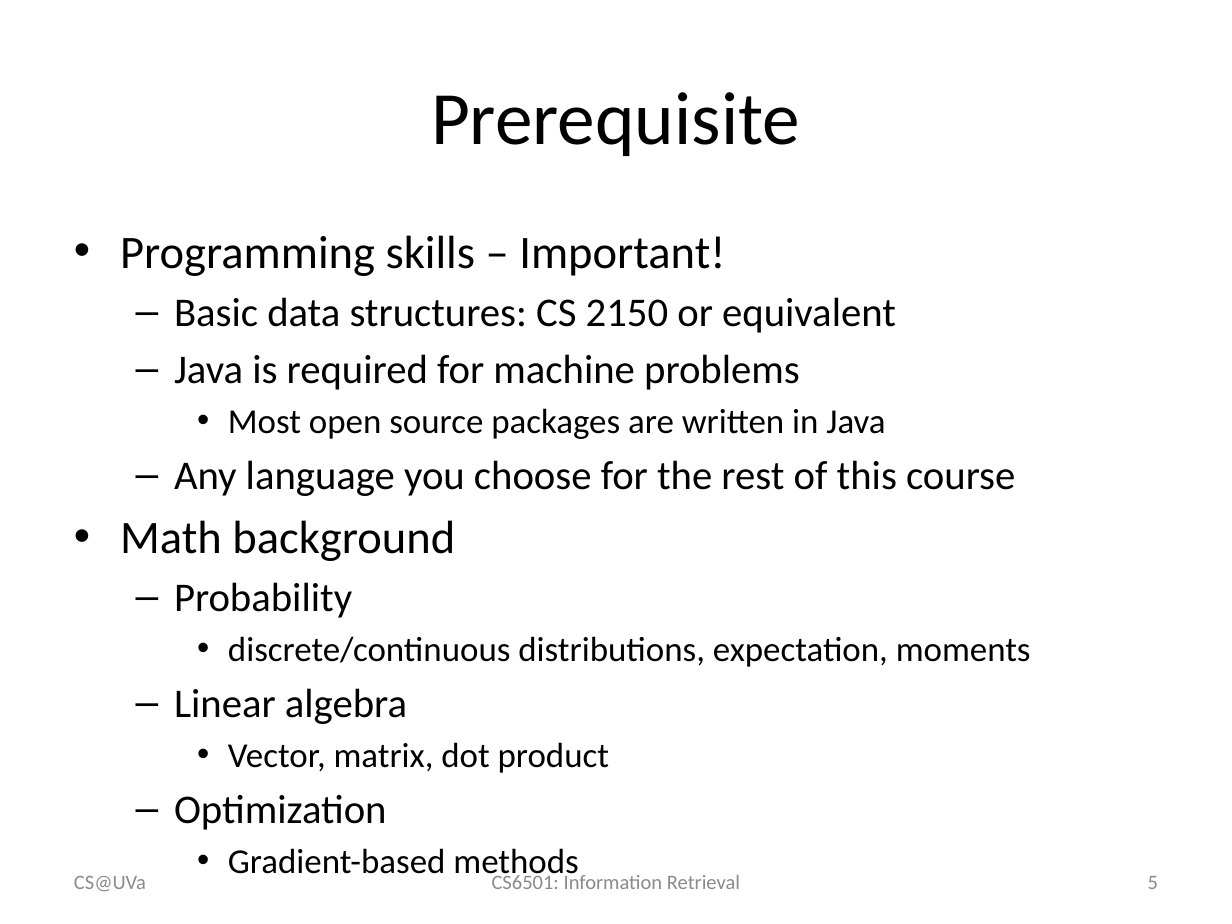
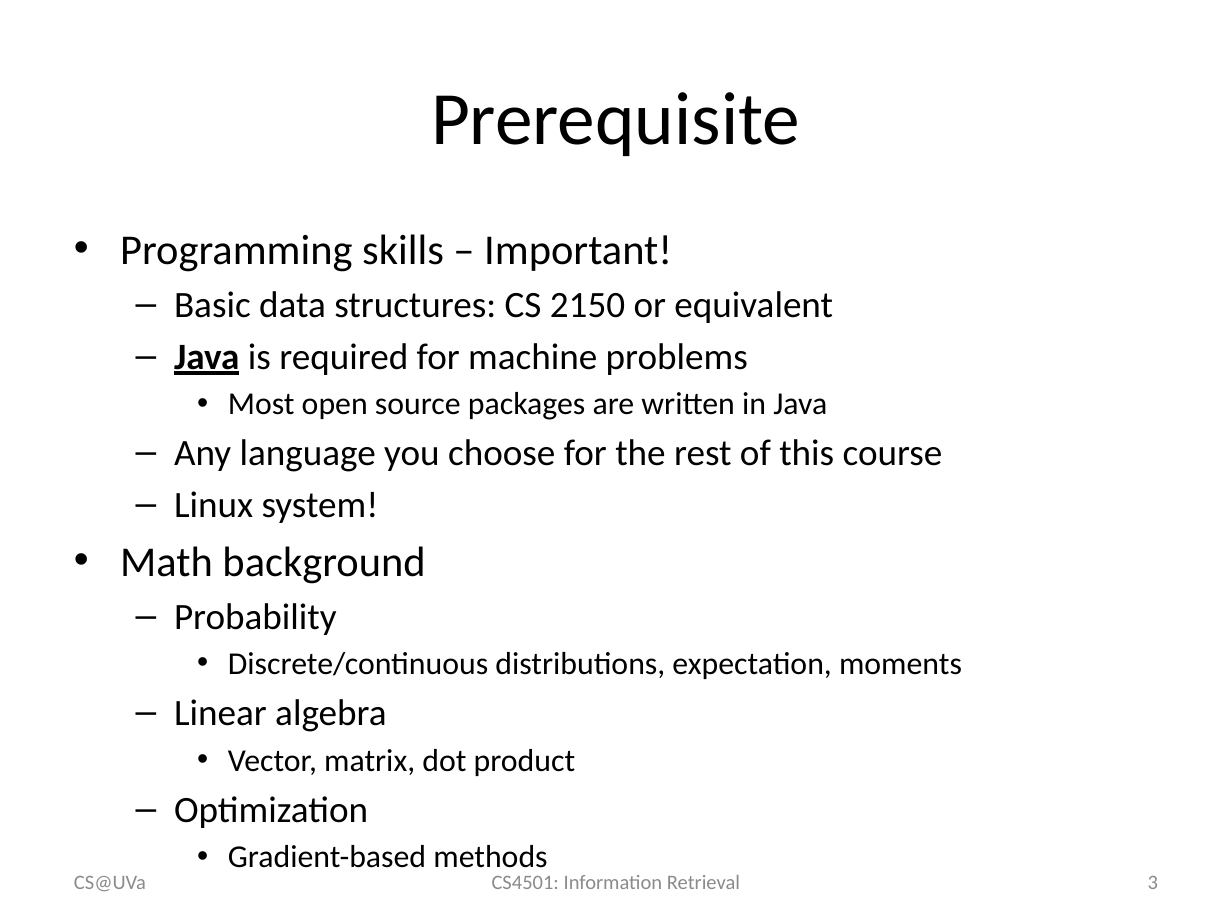
Before and after one commit to wang296/IR2015, a slide deck: slide 3 of docs/Course Policy.pptx (slide 5 before the commit). Drawn at 1232x924 pixels with LibreOffice and Linux fonts; fonts in the diff are those of the drawing. Boxes give left, top, right and bottom in pixels: in the first picture for what was removed or moved away, otherwise in the second. Text is boxed around its words. In the diff, an @@ line names an element or a change of style, - is before the commit and + after.

```diff
--- a/docs/Course Policy.pptx
+++ b/docs/Course Policy.pptx
@@ text at (120,234,943,828): size 27.2 to 24.8 pt in "Programming skills – Important!", "Math background"; size 23.8 to 21.7 pt in "Basic data structures: CS 2150 or equivalent", "Java is required for machine problems", "Any language you choose for the rest ...", "Probability" and 2 more places; bold on, underline on in "Java"; size 20.4 to 18.6 pt in "Most open source packages are written in ...", "Vector, matrix, dot product", "Gradient-based methods" @@
@@ text at (174,491,379,523): paragraph added @@
+  – Linux system!
@@ text at (228,652,962,679): text changed; size 20.4 to 18.6 pt @@
-    • discrete/continuous distributions, expectation, moments
+    • Discrete/continuous distributions, expectation, moments
@@ text at (492,875,740,889): text changed @@
-CS6501: Information Retrieval
+CS4501: Information Retrieval
@@ page number at (1148,876,1158,889): text changed @@
-5
+3
```
Also in this commit, not shown: 8 other slides changed, 3 slides added, 1 slide removed, 6 other files.
